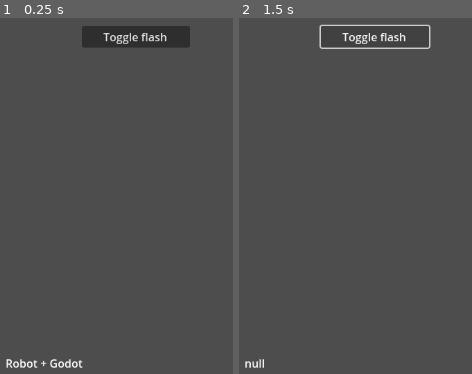
Above: before the commit, frames 1-2 (left to right).
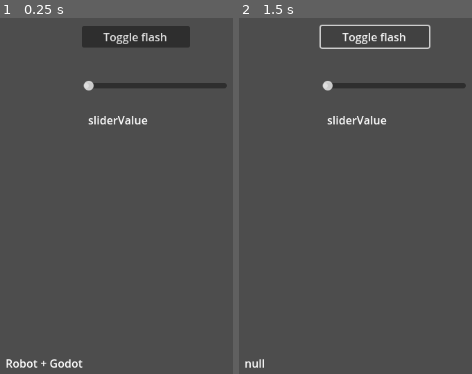
Above: after the commit, the same moments.

Repository: fenath/tcc-luis
Game: Godot game, scene res://imagem_web.tscn
Two runs of this game, one before a commit and one after it. Both use one fixed random seed, a clock stepped at 60 frames per second and the inputs below. This scene is started directly instead of the project's main scene.
Inputs:
- Up to frame 1 (0.25 s): no input
- Up to frame 2 (1.5 s): click "Toggle flash" at 0.5 s; click "Toggle flash" at 1.25 s

The runs differ from the first frame. In frame 1, 1.3% of the frame differs, in the area x 35-98%, y 17-31%; in frame 2, 1.3%.

Commit message:
add pwm godot command

Diff:
--- a/Godot/imagem_web.gd
+++ b/Godot/imagem_web.gd
@@ -2,7 +2,7 @@
 
 @onready var websocket: WebSocketPeer = WebSocketPeer.new()
 
-const IP_ADDRESS: String = '192.168.1.20'
+const IP_ADDRESS: String = '192.168.1.32'
 const PORT: int = 4242
 var URL := 'ws://' + IP_ADDRESS + ":" + str(PORT)
 var last_state
@@ -60,3 +60,15 @@
 
 func _on_button_pressed() -> void:
 	toggle_flash()
+
+
+func _on_h_slider_value_changed(value: float) -> void:
+	# send value to flash
+	var floor_value = floor(value)
+	if floor_value > 99:
+		floor_value = 99
+	if floor_value < 0:
+		floor_value = 0
+	$sliderValue.text = str(floor_value)
+	websocket.send_text('mvx+'+str(floor_value))
+	pass # Replace with function body.
--- a/Godot/imagem_web.tscn
+++ b/Godot/imagem_web.tscn
@@ -35,4 +35,19 @@
 offset_bottom = 122.0
 text = "Toggle flash"
 
+[node name="sliderValue" type="Label" parent="."]
+offset_left = 140.0
+offset_top = 215.0
+offset_right = 180.0
+offset_bottom = 238.0
+text = "sliderValue"
+
+[node name="HSlider" type="HSlider" parent="."]
+offset_left = 133.0
+offset_top = 169.0
+offset_right = 340.0
+offset_bottom = 185.0
+max_value = 99.0
+
 [connection signal="pressed" from="Button" to="." method="_on_button_pressed"]
+[connection signal="value_changed" from="HSlider" to="." method="_on_h_slider_value_changed"]
